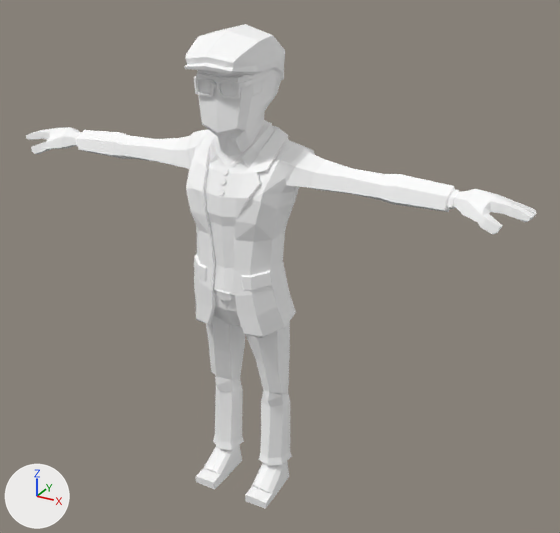
One commit to the glTF model assets/synty/characters/models/SK_Character_Grandpa.glb: the scene before it, then after it.
Before and after are seen from a camera (50 mm lens) standing at (1.41, -2.27, 2.14) and looking at (0.12, 0.08, 0.97). Lighting does not change. The marker at lower left points along +X, +Y and +Z.

The first picture shows 'SK_Character_Grandpa'.
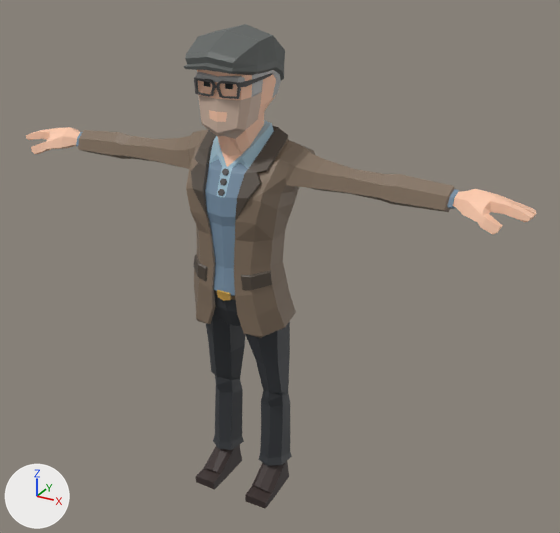
The change, as a list of edits to the scene's bpy script:
```text
Add img_polygon_city_characters_texture_01_a:
    img_polygon_city_characters_texture_01_a = load_image('Polygon_City_Characters_Texture_01_A', '_unpacked/Polygon_City_Characters_Texture_01_A', 1024, 1024, 'sRGB')
Change mat_lambert2:
    remove mat_lambert2.base_color = (1.0, 1.0, 1.0)  # white #ffffff
    add mat_lambert2.texture = img_polygon_city_characters_texture_01_a
```

What differs and where, as boxes (x1, y1, x2, y2) in the pictures (560 x 533 px):
'SK_Character_Grandpa', surface changed: (26, 24, 536, 509) in both
